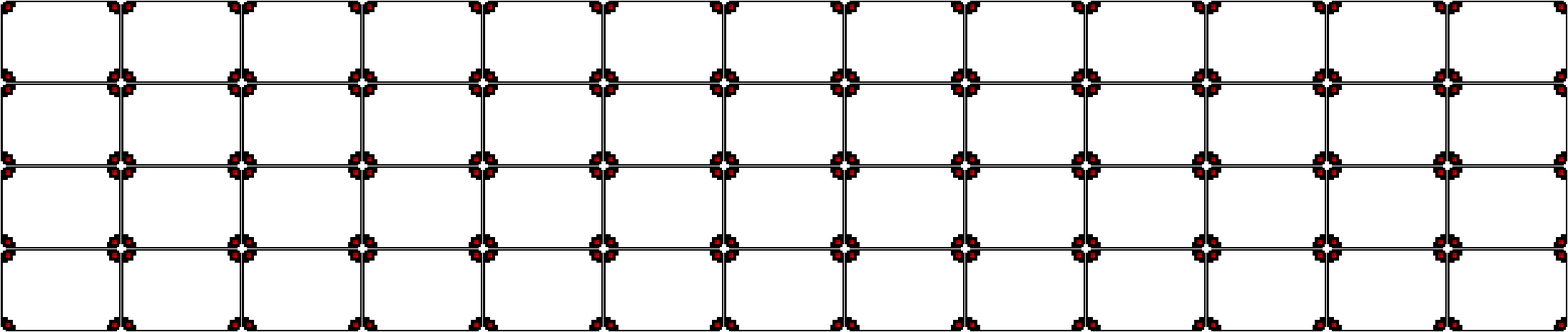
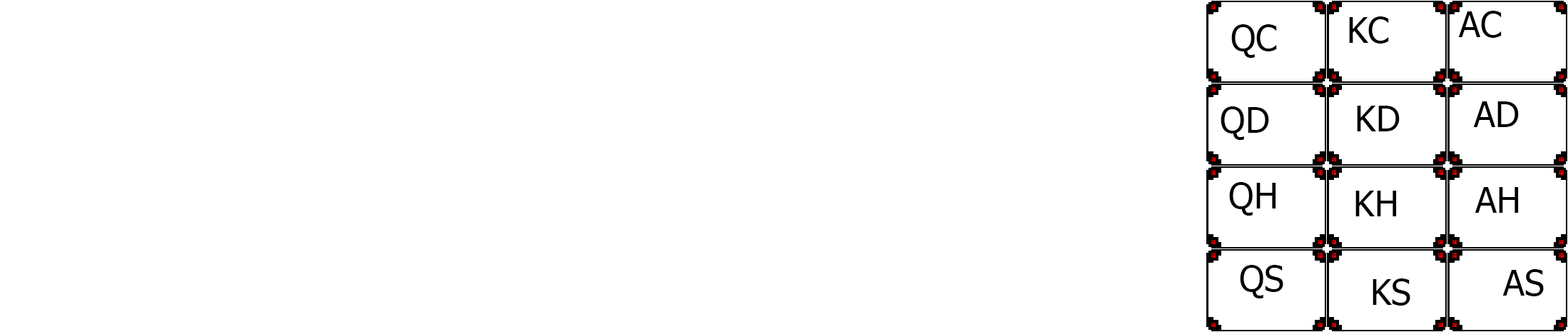
Comparing the layer stacks of the two 1568 x 332 images. Changes:
painted on "Layer 1 copy 2" over bbox(0, 0, 1544, 332)
